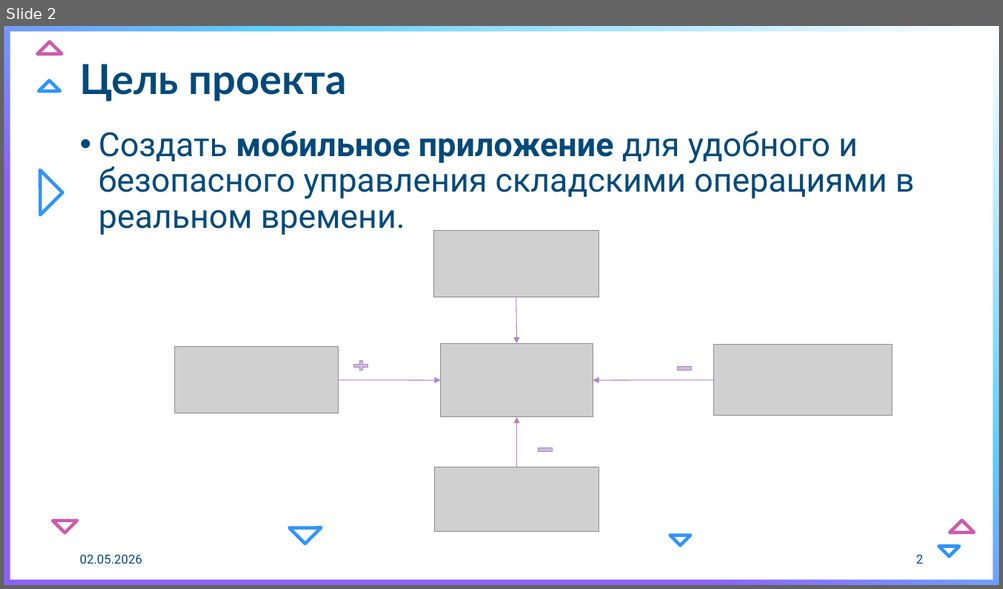
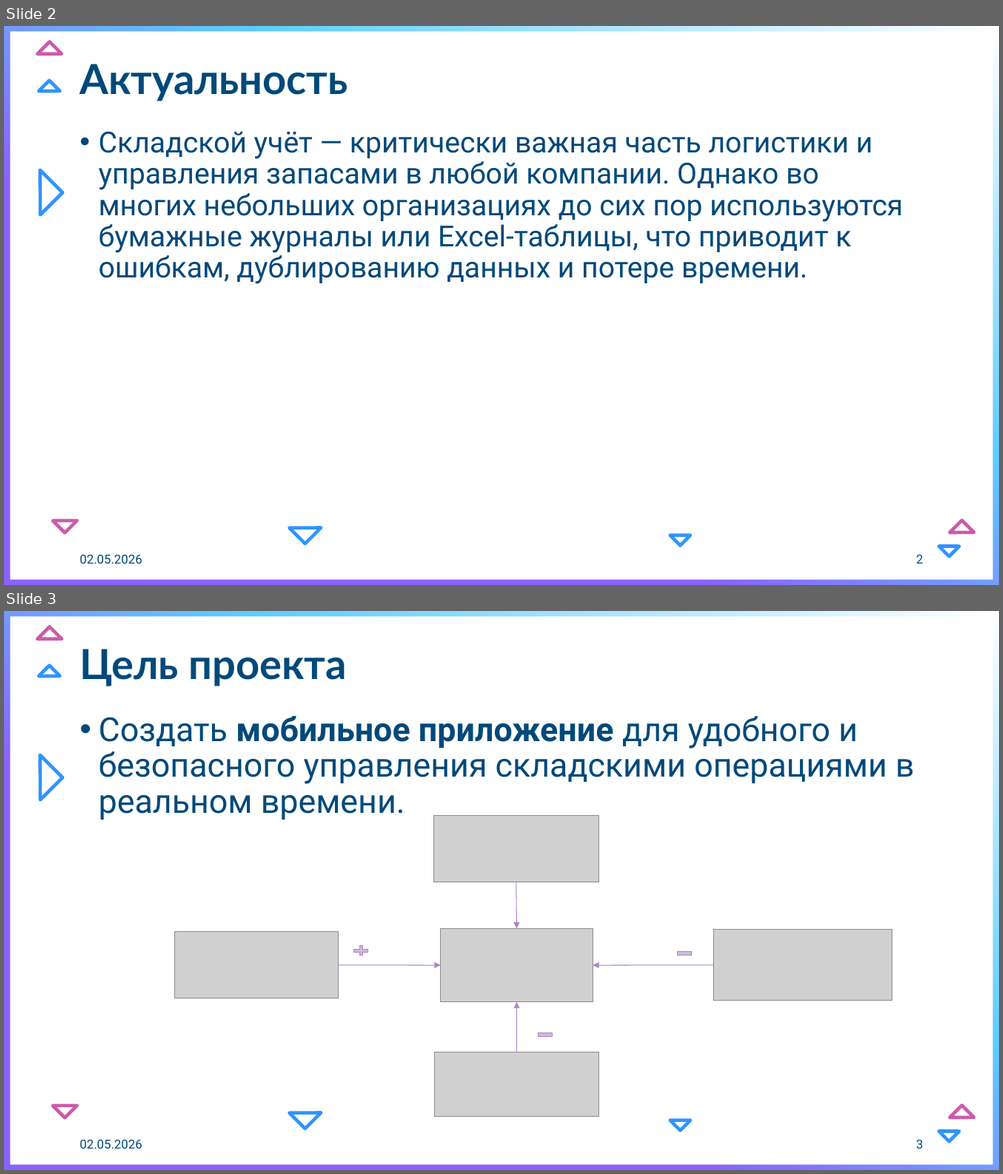
Before and after one commit to b-kristina/warehouse_mobile_project, a slide deck: presentation/Разработка Android-приложения для учёта поступления и расхода товаров на складе.pptx. Shown one above the other, each under a label of ours: slide 2 before the commit, slides 2 and 3 after it. The pictures are 1003x589 and 1003x1174 pixels, drawn with LibreOffice and Linux fonts; fonts in the diff are those of the drawing; grey boxes stand for pictures; background and template pictures are left out. Boxes give left, top, right and bottom in pixels: in the first picture for what was removed or moved away, otherwise in the second. Text is boxed around its words. In the diff, an @@ line names an element or a change of style, - is before the commit and + after.

Commit message:
presentation

```diff
--- a/presentation/Разработка Android-приложения для учёта поступления и расхода товаров на складе.pptx
+++ b/presentation/Разработка Android-приложения для учёта поступления и расхода товаров на складе.pptx
@@ slide 2 added at <box>4,26,999,585</box>, background gradient #FFFFFF to #5DCDFF to #8C62FF; not listed: 9 template elements that a slide beside it also shows @@
@@ title added at <box>79,64,347,101</box>, 40 pt, text #00497A, bold @@
+Актуальность
@@ text added at <box>99,131,902,284</box>, 28 pt, text #00497A @@
+• Складской учёт — критически важная часть логистики и управления запасами в любой компании. Однако во многих небольших организациях до сих пор используются бумажные журналы или Excel-таблицы, что приводит к ошибкам, дублированию данных и потере времени.
@@ text added at <box>79,555,142,564</box>, 12 pt, text #00497A @@
+02.05.2026
@@ page number added at <box>916,555,922,564</box>, 12 pt, text #00497A @@
+2
@@ what was slide 2 is now slide 3 @@
@@ page number at <box>916,1140,922,1149</box>: text changed @@
-2
+3
```
Also in this commit, not shown: 1 slide changed.
